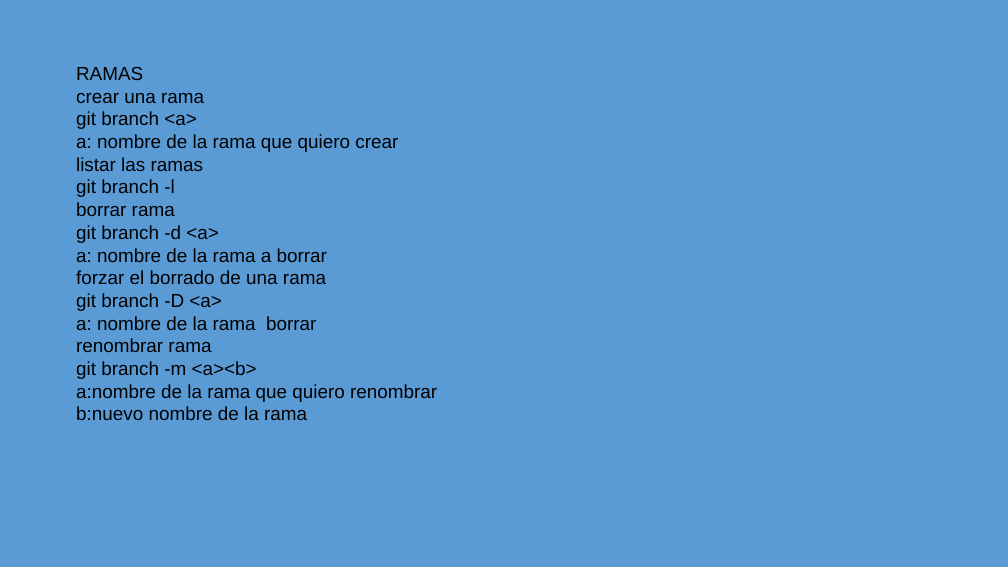
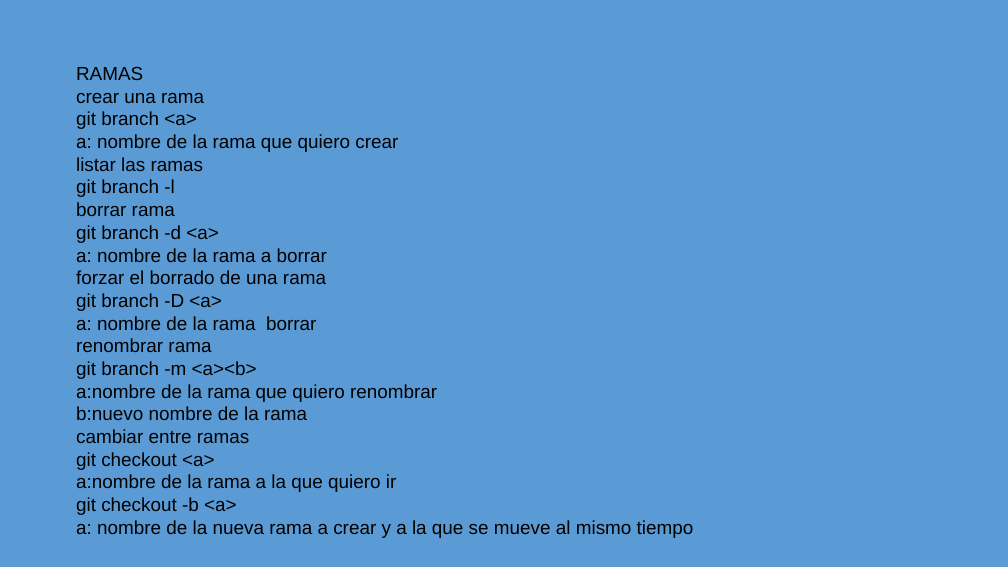
Before and after one commit to camaviga11/cursoGITv2, a slide deck: slide 5 of presentasionComandos.pptx. Drawn at 1008x567 pixels with LibreOffice and Linux fonts; fonts in the diff are those of the drawing. Boxes give left, top, right and bottom in pixels: in the first picture for what was removed or moved away, otherwise in the second. Text is boxed around its words. In the diff, an @@ line names an element or a change of style, - is before the commit and + after.

```diff
--- a/presentasionComandos.pptx
+++ b/presentasionComandos.pptx
@@ text at <box>76,429,694,538</box>: paragraphs added @@
+cambiar entre ramas
+git checkout <a>
+a:nombre de la rama a la que quiero ir
+git checkout -b <a>
+a: nombre de la nueva rama a crear y a la que se mueve al mismo tiempo
```
Also in this commit, not shown: 1 other slide changed, 1 slide added.
